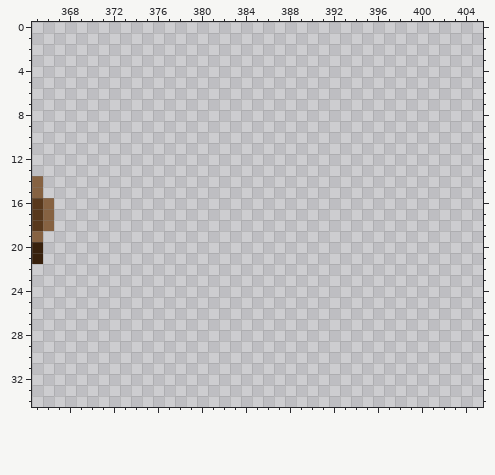
Pixel-art file -- assets/graphic.ase. The first picture shows the starting point.
1280x720 pixels, 1 frame. Colours within 5 levels of each other are drawn and written as one. Shown: x 365..405, y 0..34.
New version:
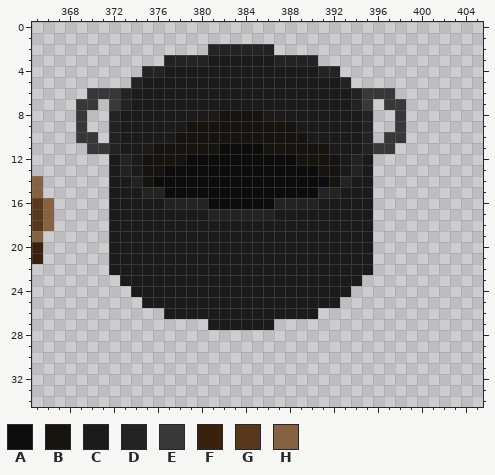
Palette (. is transparent): A #0d0c0c  B #17130f  C #1b1b1b  D #232323  E #383838  F #38210d  G #58381c  H #866242
What changed:
y 2: x 381..386 ...... -> DDDDDD
y 3: x 377..390 .............. -> DDDDCCCCCCDDDD
y 4: x 375..392 .................. -> DDCCCCCCCCCCCCCCDD
y 5: x 374..393 .................... -> DCCCCCCCCCCCCCCCCCCD
y 6: x 370..397 ............................ -> EEEDCCCCCCCCCCCCCCCCCCCCDEEE
y 7: x 369..370 .. -> EE; x 372..395 ........................ -> EDCCCCCCCCCCCCCCCCCCCCDE; x 397..398 .. -> EE
y 8: x 369 . -> E; x 372..395 ........................ -> DCCCCCCCCCBBBBCCCCCCCCCD; x 398 . -> E
y 9: x 369 . -> E; x 372..395 ........................ -> DCCCCCCBBBBBBBBBBCCCCCCD; x 398 . -> E
y 10: x 369..370 .. -> EE; x 372..395 ........................ -> DCCCCCBBBBBBBBBBBBCCCCCD; x 397..398 .. -> EE
y 11: x 370..397 ............................ -> EEDCCCBBBBBBAAAABBBBBBCCCDEE
y 12: x 372..395 ........................ -> CDCBBBBAAAAAAAAAABBBBCDC
y 13: x 372..395 ........................ -> CDCBBAAAAAAAAAAAAAABBCDC
y 14: x 372..395 ........................ -> CCDBAAAAAAAAAAAAAAAABDCC
y 15: x 372..395 ........................ -> CCCDDAAAAAAAAAAAAAADDCCC
y 16: x 372..395 ........................ -> CCCCCDDDDAAAAAADDDDCCCCC
y 17: x 372..395 ........................ -> CCCCCCCCCDDDDDDCCCCCCCCC
y 18..22: x 372..395 ........................ -> CCCCCCCCCCCCCCCCCCCCCCCC
y 23: x 373..394 ...................... -> CCCCCCCCCCCCCCCCCCCCCC
y 24: x 374..393 .................... -> CCCCCCCCCCCCCCCCCCCC
y 25: x 375..392 .................. -> CCCCCCCCCCCCCCCCCC
y 26: x 377..390 .............. -> CCCCCCCCCCCCCC
y 27: x 381..386 ...... -> CCCCCC
Changed places in both pictures, as pixel boxes (x1, y1, x2, y2):
added: (76, 44, 406, 330)
